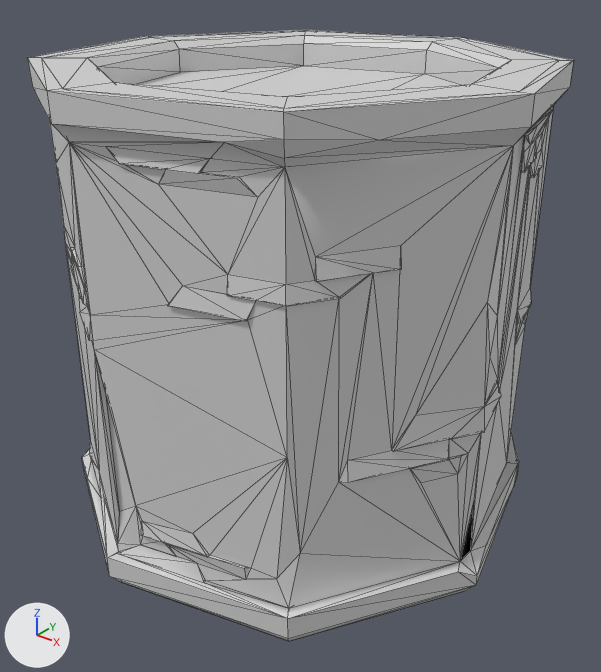
The FBX model Assets/Resources/Prefabs/Room/Packs for Map Village/3D Cartoon Village/Models/Tower31.fbx: old version first, new version second.
Rendered twice from a 50 mm lens placed at (19.6, -48.3, 36.6), pointed at (-11.2, -9.7, 12.7). The axes (+X, +Y, +Z) are drawn at lower left. The lights are the same throughout. Mesh edges are drawn as thin lines. Where no turn or scale is listed for an object, it has been applied to the vertices. Vertices at the same position are counted once.
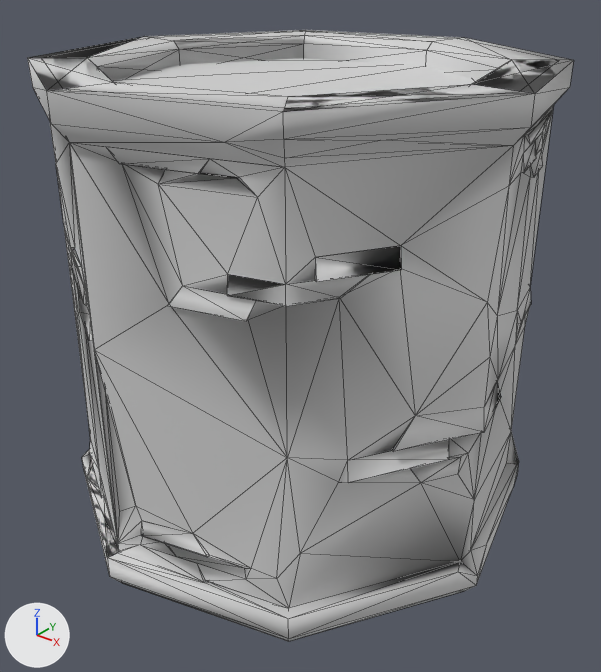
Edits to the bpy script that builds the scene:
```text
Change me_mesh1:
    used by ob_mesh1; location = (0.0, 0.0, 0.0)
    remove me_mesh1.from_pydata(...)  # 511 vertices, 1073 faces; spans x -27.7..3.6, y -24.6..6.7, z 0.0..30.0
    add me_mesh1.from_pydata(...)  # 478 vertices, 975 faces; spans x -27.7..3.6, y -24.6..6.7, z 0.0..30.0
    me_mesh1 part 1: 33 vertices removed from x -25.4..2.8, y -21.5..4.1, z 0.0..27.5
    me_mesh1 part 2: the surface is now shaded smooth
```

What differs and where, as boxes (x1, y1, x2, y2) in the pictures (601 x 672 px):
part 1 of me_mesh1, deleted
    before: (62, 103, 555, 483)
